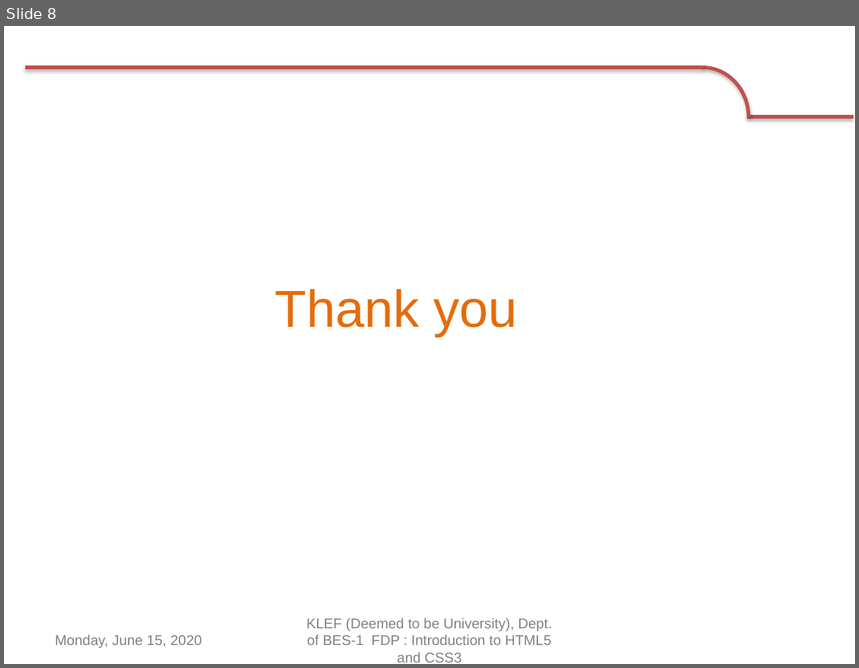
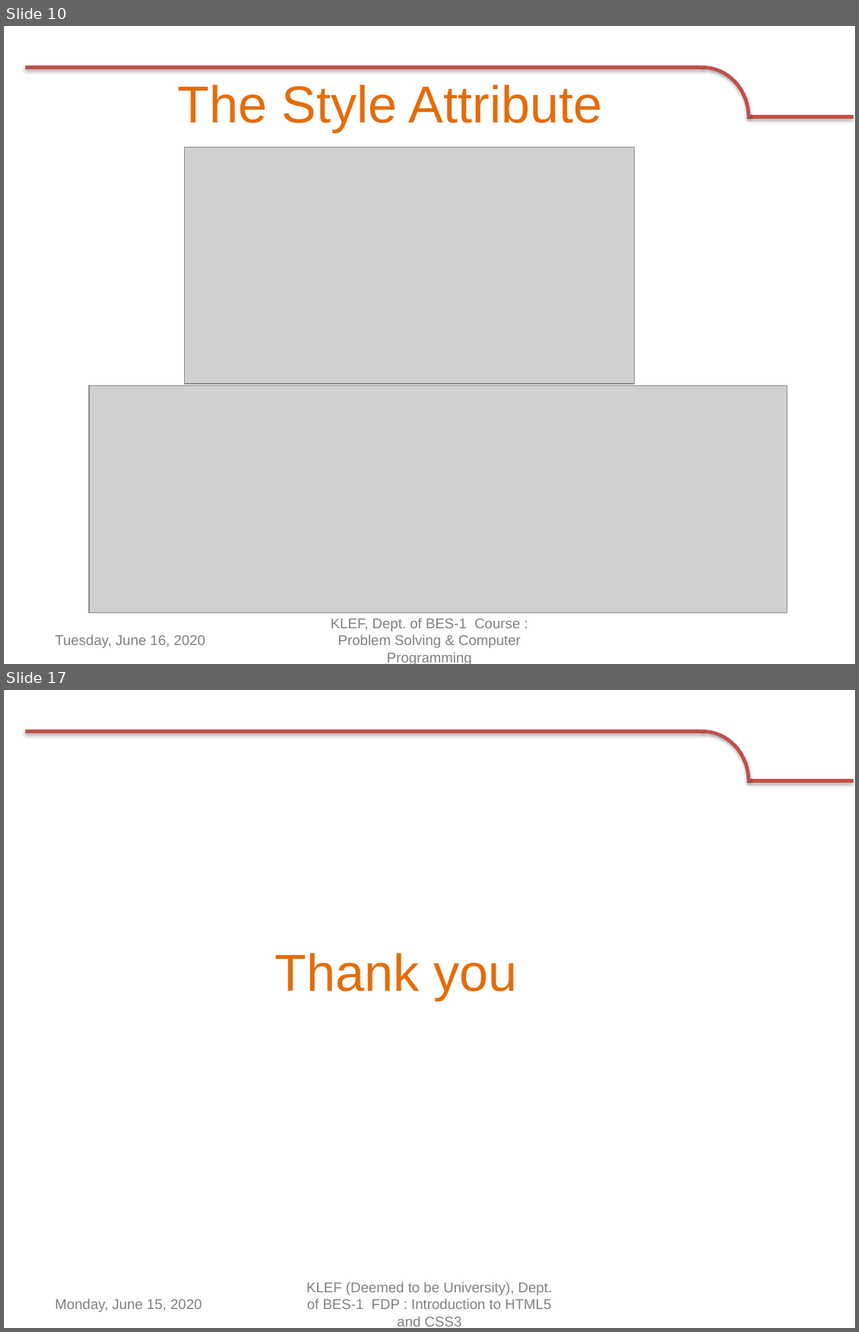
Before and after one commit to navbharti/https---github.com-navbharti-webdesign, a slide deck: html/ppt/day two.pptx. Shown one above the other, each under a label of ours: slide 8 before the commit, slides 10 and 17 after it; the slides between them are not shown. The pictures are 859x668 and 859x1332 pixels, drawn with LibreOffice and Linux fonts; fonts in the diff are those of the drawing; grey boxes stand for pictures; background and template pictures are left out. Boxes give left, top, right and bottom in pixels: in the first picture for what was removed or moved away, otherwise in the second. Text is boxed around its words. In the diff, an @@ line names an element or a change of style, - is before the commit and + after.

```diff
--- a/html/ppt/day two.pptx
+++ b/html/ppt/day two.pptx
@@ slide 10 added at [4, 26, 855, 664], background #FFFFFF; not listed: 3 template elements that a slide beside it also shows @@
@@ title added at [178, 85, 603, 132], 44 pt, text #E46C0A @@
+The Style Attribute
@@ picture added at [184, 147, 635, 383] @@
@@ picture added at [89, 385, 787, 613] @@
@@ text added at [331, 618, 521, 664], 12 pt, text #808080 @@
+KLEF, Dept. of BES-1 Course : Problem Solving & Computer Programming
@@ text added at [55, 635, 205, 648], 12 pt, text #808080 @@
+Tuesday, June 16, 2020
@@ what was slide 8 is now slide 17 @@
```
Also in this commit, not shown: 7 slides changed, 8 other slides added, 2 other files.
